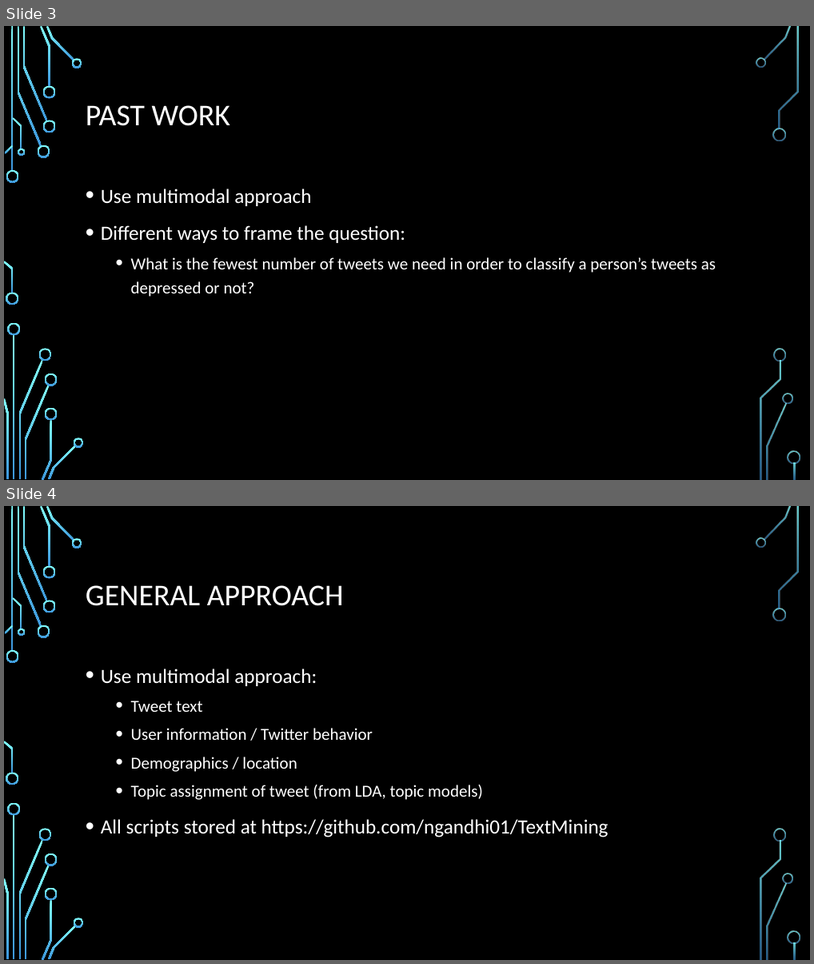
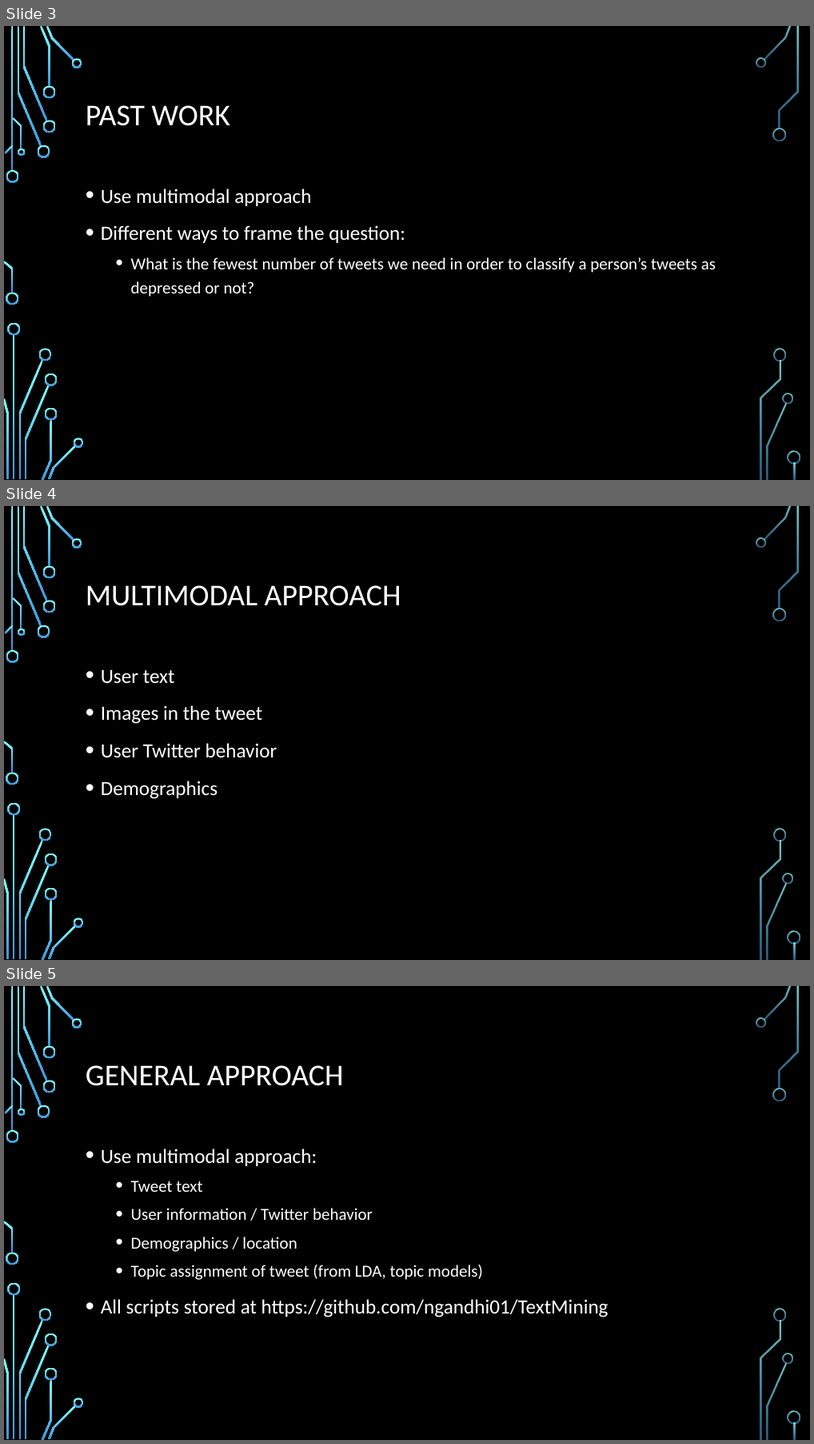
Before and after one commit to ngandhi01/TextMining, a slide deck: media/research_updates_2020-12-02.pptx. Shown one above the other, each under a label of ours: slides 3 and 4 before the commit, slides 3, 4 and 5 after it. The pictures are 814x964 and 814x1444 pixels, drawn with LibreOffice and Linux fonts; fonts in the diff are those of the drawing; background and template pictures are left out. Boxes give left, top, right and bottom in pixels: in the first picture for what was removed or moved away, otherwise in the second. Text is boxed around its words. In the diff, an @@ line names an element or a change of style, - is before the commit and + after.

```diff
--- a/media/research_updates_2020-12-02.pptx
+++ b/media/research_updates_2020-12-02.pptx
@@ slide 4 added at (4, 506, 810, 960), background picture (left out); not listed: 36 template elements that a slide beside it also shows @@
@@ title added at (86, 585, 402, 606), 36 pt, text #FFFFFF @@
+MULTIMODAL APPROACH
@@ text added at (101, 669, 278, 799), 24 pt, text #FFFFFF @@
+• User text
+• Images in the tweet
+• User Twitter behavior
+• Demographics
@@ what was slide 4 is now slide 5 @@
```
Also in this commit, not shown: 4 slides changed, 3 other slides added, 1 slide removed, 2 other files.
